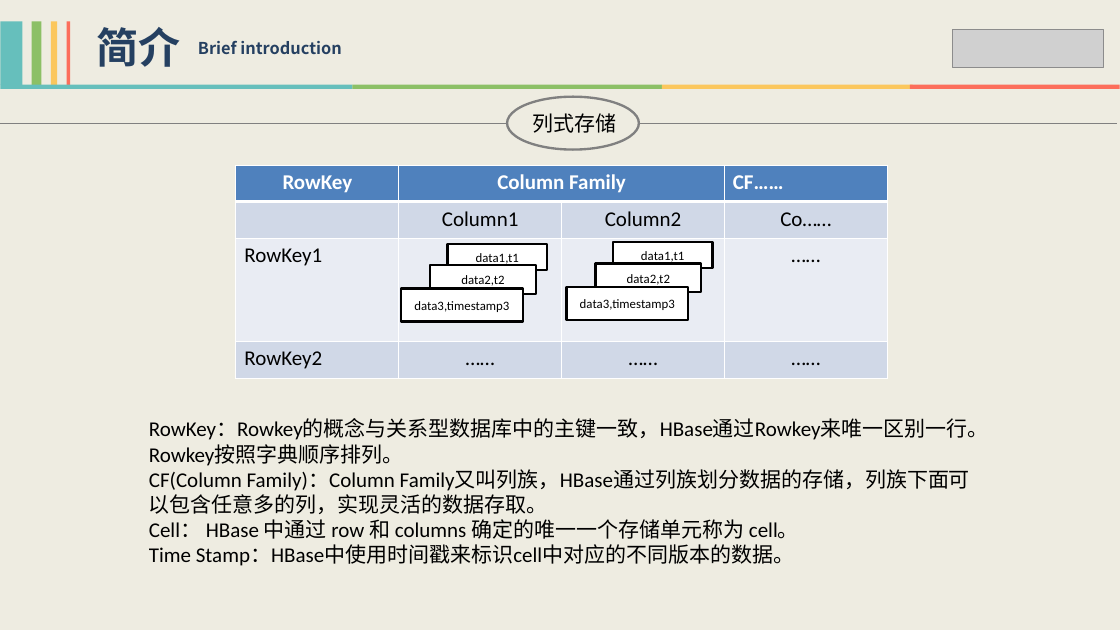
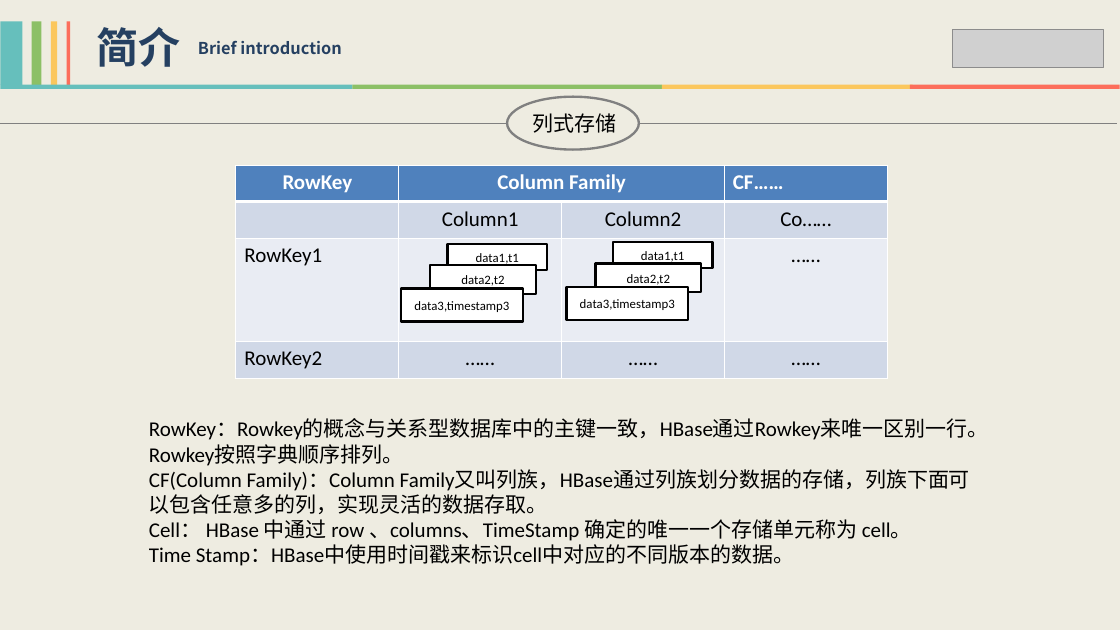
Before and after one commit to xiaoguoqiang/data, a slide deck: slide 5 of HBase技术分享-李强.pptx. Drawn at 1120x630 pixels with LibreOffice and Linux fonts; fonts in the diff are those of the drawing; grey boxes stand for pictures. Boxes give left, top, right and bottom in pixels: in the first picture for what was removed or moved away, otherwise in the second. Text is boxed around its words. In the diff, an @@ line names an element or a change of style, - is before the commit and + after.

```diff
--- a/HBase技术分享-李强.pptx
+++ b/HBase技术分享-李强.pptx
@@ text at (149, 519, 912, 541): text changed @@
-Cell： HBase 中通过 row 和 columns 确定的唯一一个存储单元称为 cell。
+Cell： HBase 中通过 row 、columns、TimeStamp 确定的唯一一个存储单元称为 cell。
```
Also in this commit, not shown: 6 other slides changed, 1 slide removed.
